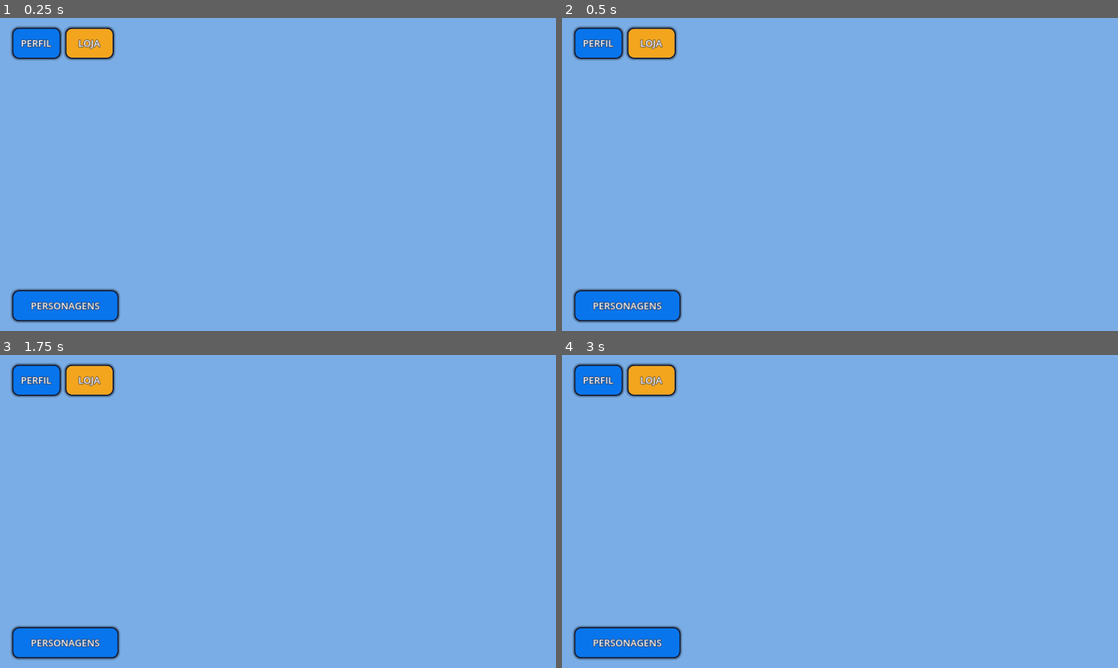
Above: before the commit, frames 1-4 (two rows, left to right).
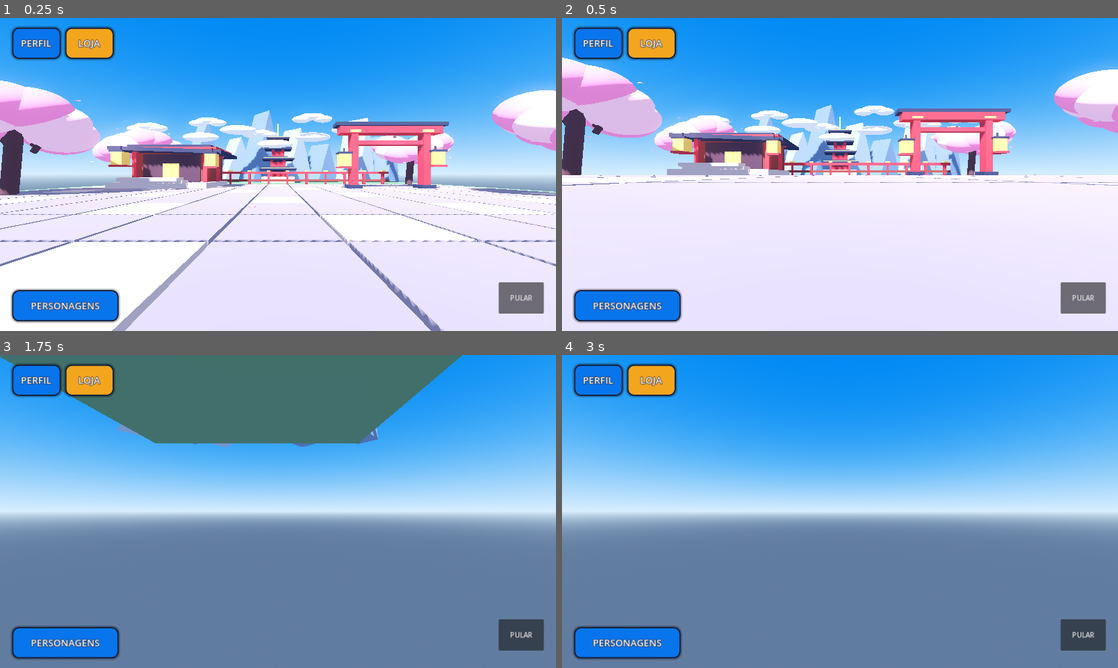
Above: after the commit, the same moments.

Repository: 2yk6ikmymthiymkhu/EGG-FIRE-
Game: Godot game, scene res://scenes/main.tscn
Two runs of this game, one before a commit and one after it. Both use one fixed random seed, a clock stepped at 60 frames per second and the inputs below.
Inputs (mouse positions are in pixels of both pictures, inside the frame that each line leads up to):
- Up to frame 1 (0.25 s): no input
- Up to frame 2 (0.5 s): no input
- Up to frame 3 (1.75 s): tap Enter at 0.5 s; move the mouse to (400, 495) at 0.52 s; hold D (move_right) 0.53-1.25 s; click (400, 495) at 0.67 s; tap Space (jump) at 0.77 s; drag from (166, 527) to (250, 574) at 1.27 s
- Up to frame 4 (3 s): move the mouse to (895, 442) at 2.02 s; hold D (move_right) 2.03-2.75 s; drag from (812, 574) to (673, 464) at 2.77 s

The runs differ from the first frame. In frame 1, 95% of the frame differs, in the area x 0-100%, y 0-100%; in frame 2, 95%; in frame 3, 92%; in frame 4, 92%.

Commit message:
Adicionar câmera cinematográfica do lobby

Diff:
--- a/godot/scenes/main.tscn
+++ b/godot/scenes/main.tscn
@@ -1,6 +1,15 @@
-[gd_scene load_steps=2 format=3]
+[gd_scene load_steps=4 format=3]
 
-[ext_resource type="Script" path="res://scripts/lobby_environment.gd" id="1_world"]
+[ext_resource type="PackedScene" path="res://scenes/player.tscn" id="1_player"]
+[ext_resource type="Script" path="res://scripts/lobby_environment.gd" id="2_world"]
 
 [node name="Main" type="Node3D"]
-script = ExtResource("1_world")
+script = ExtResource("2_world")
+
+[node name="LobbyCamera" type="Camera3D" parent="."]
+position = Vector3(0, 7.2, 22.5)
+rotation_degrees = Vector3(-10.5, 0, 0)
+current = true
+fov = 48.0
+
+[node name="Player" parent="." instance=ExtResource("1_player")]
